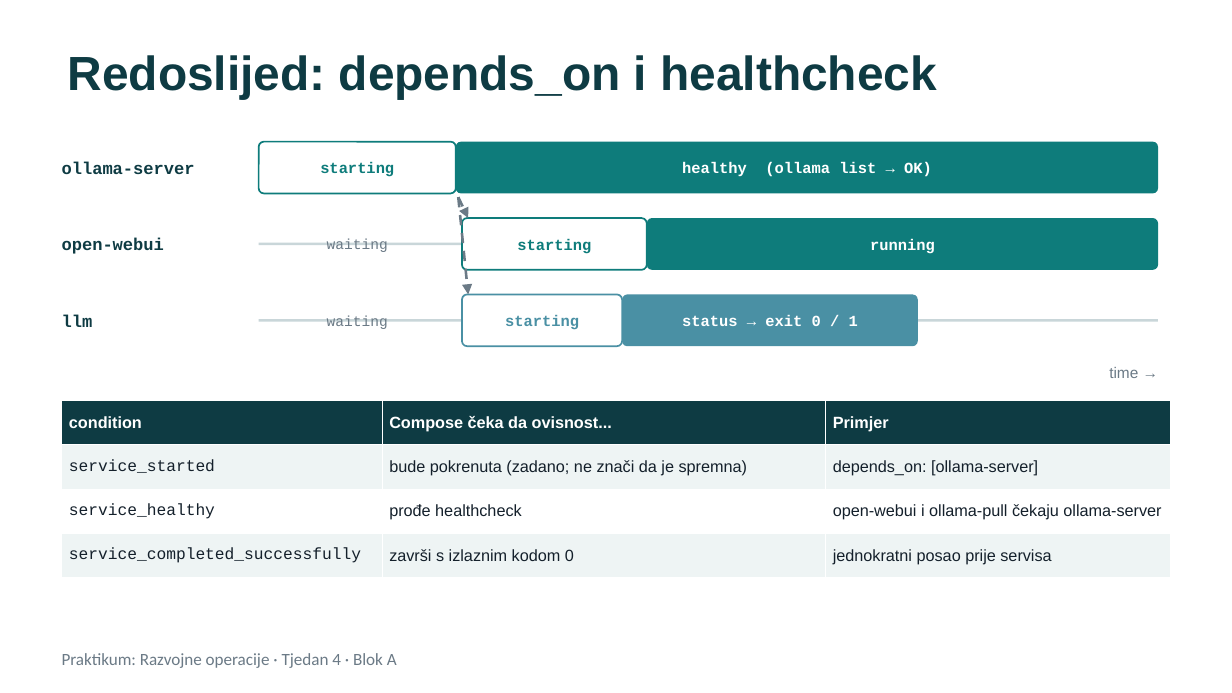
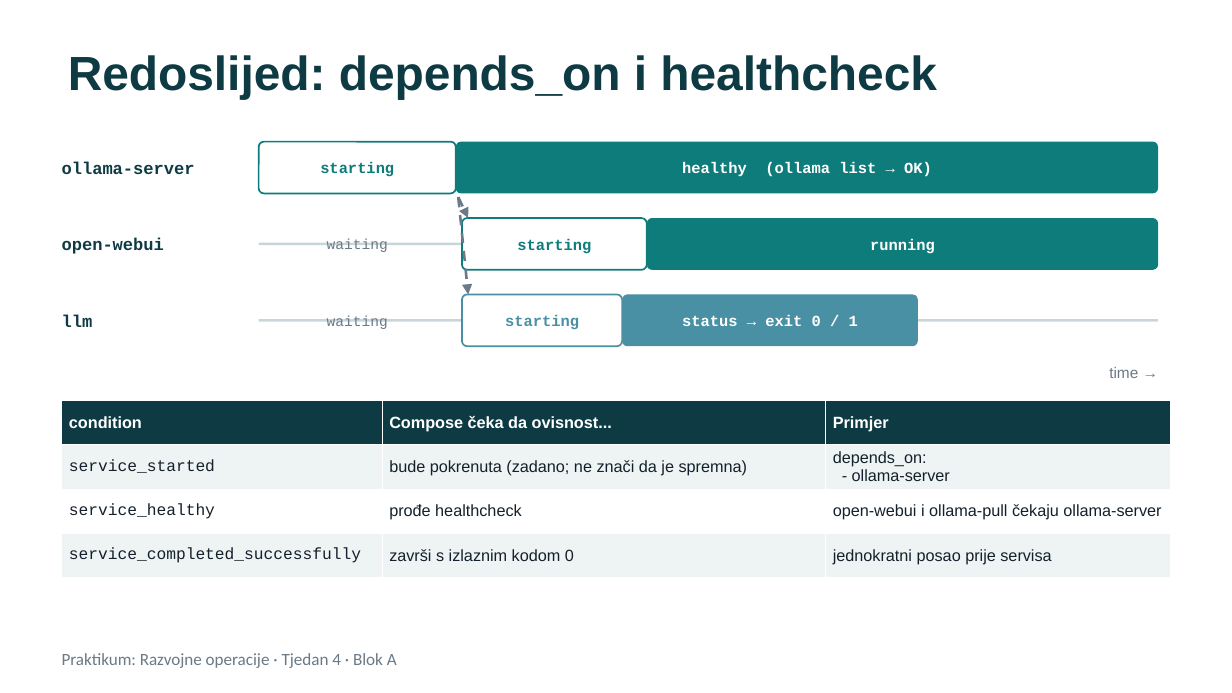
Before and after one commit to unipu-pro/praktikum, a slide deck: slide 12 of 4. Docker Compose i testovi/blok-a-predavanje.pptx (slide 13 before the commit). Drawn at 1232x693 pixels with LibreOffice and Linux fonts; fonts in the diff are those of the drawing. Boxes give left, top, right and bottom in pixels: in the first picture for what was removed or moved away, otherwise in the second. Text is boxed around its words. In the diff, an @@ line names an element or a change of style, - is before the commit and + after.

```diff
--- a/4. Docker Compose i testovi/blok-a-predavanje.pptx
+++ b/4. Docker Compose i testovi/blok-a-predavanje.pptx
@@ table at (62, 400, 1170, 578) @@
-row 2, column 3: depends_on: [ollama-server]
+row 2, column 3: depends_on: / - ollama-server
```
Also in this commit, not shown: 2 other slides changed, 1 slide removed, 57 other files.
